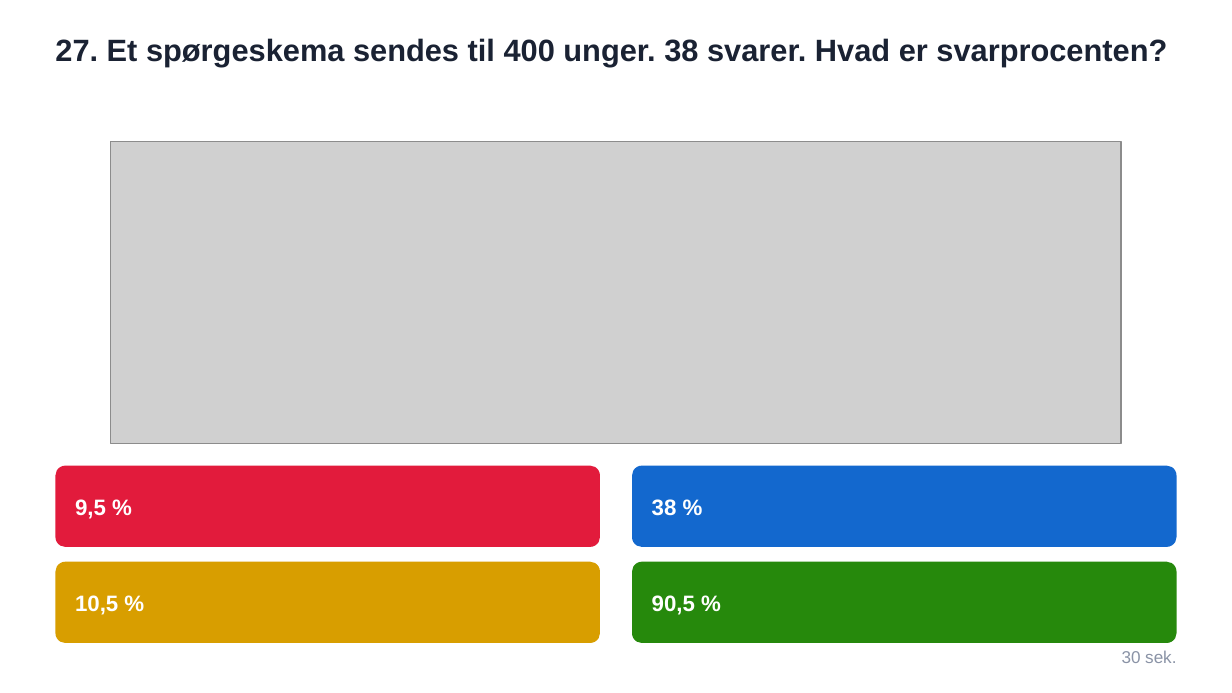
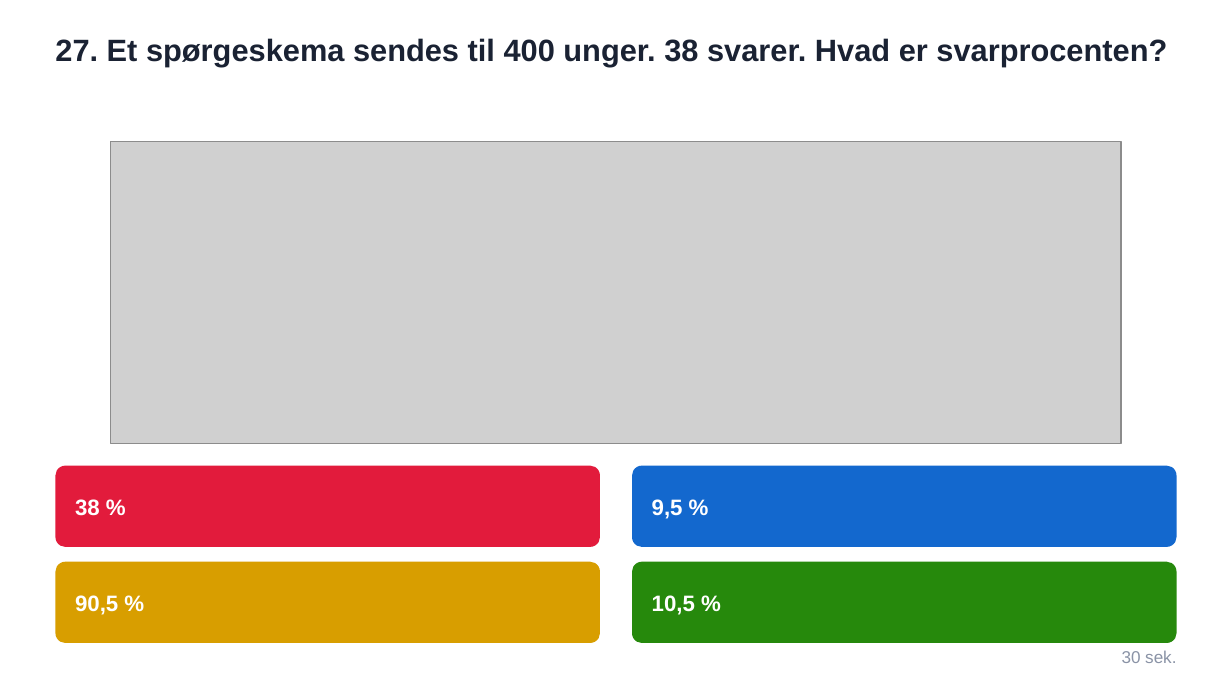
Before and after one commit to mibelibsen/kontiki, a slide deck: slide 28 of facit/kahoot-statistik-2026-09-11.pptx. Drawn at 1232x693 pixels with LibreOffice and Linux fonts; fonts in the diff are those of the drawing; grey boxes stand for pictures. Boxes give left, top, right and bottom in pixels: in the first picture for what was removed or moved away, otherwise in the second. Text is boxed around its words. In the diff, an @@ line names an element or a change of style, - is before the commit and + after.

```diff
--- a/facit/kahoot-statistik-2026-09-11.pptx
+++ b/facit/kahoot-statistik-2026-09-11.pptx
@@ text at (75, 499, 100, 516): text changed @@
-9,5 %
+38 %
@@ text at (652, 499, 683, 519): text changed @@
-38 %
+9,5 %
@@ text at (75, 595, 118, 615): text changed @@
-10,5 %
+90,5 %
@@ text at (652, 595, 695, 615): text changed @@
-90,5 %
+10,5 %
```
Also in this commit, not shown: 27 other slides changed, 7 other files.
